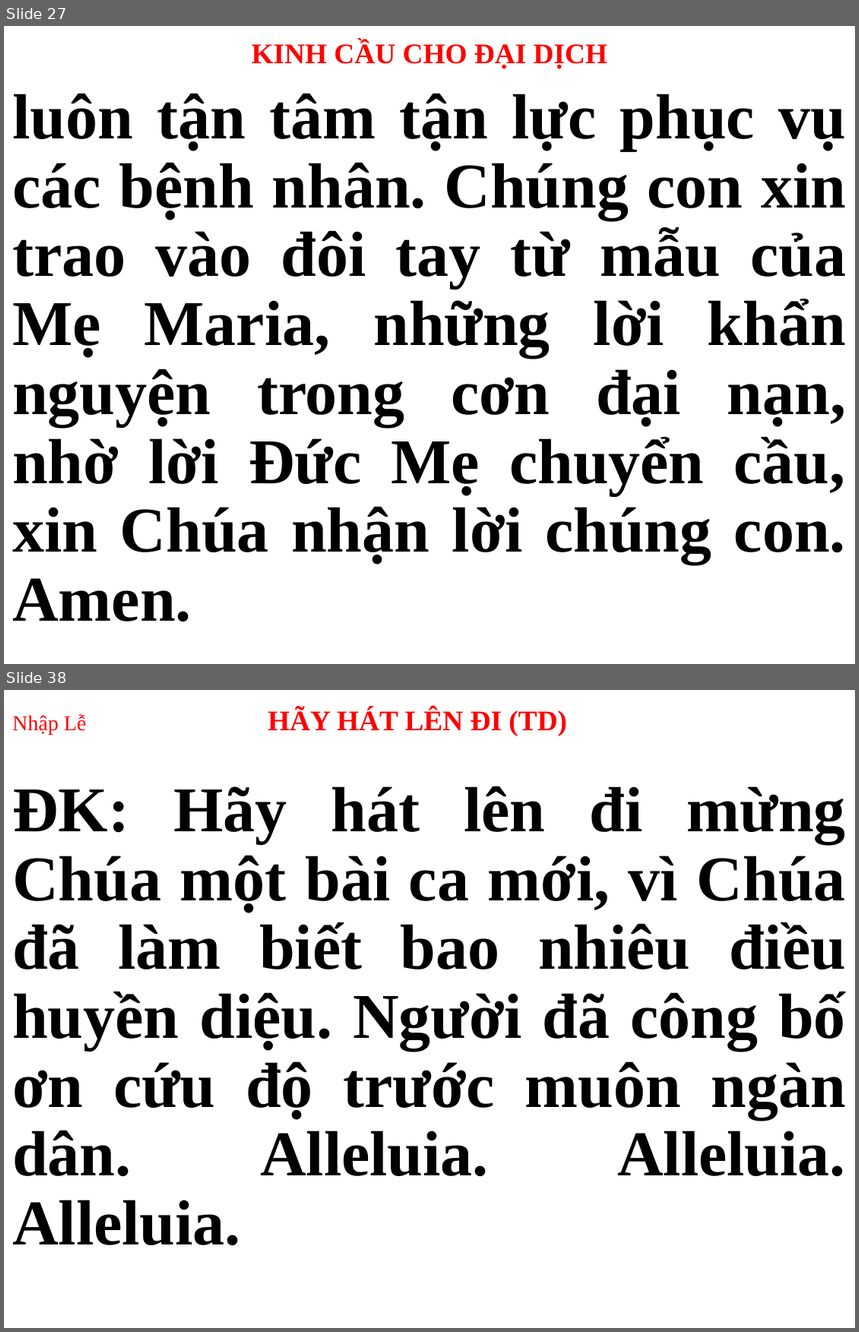
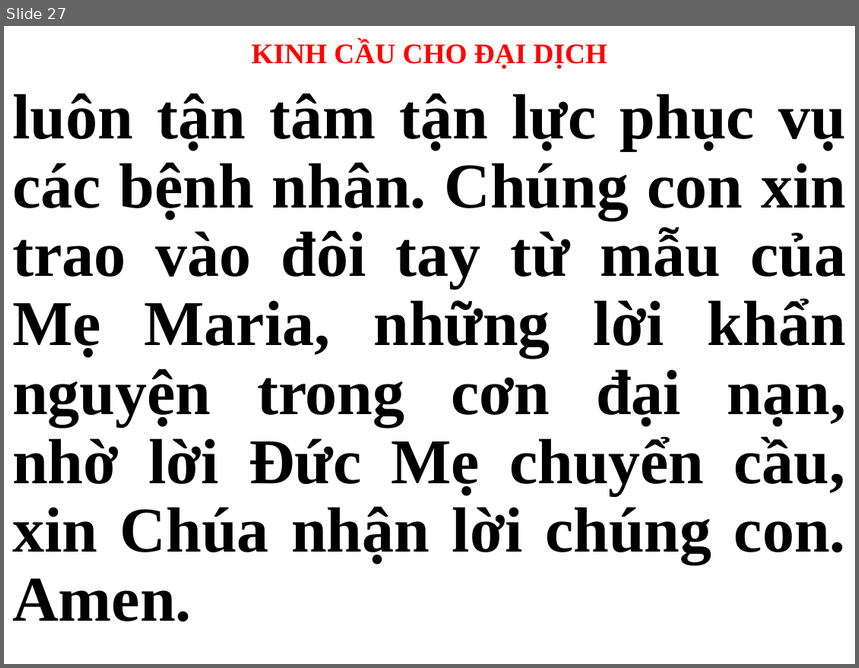
Before and after one commit to webfullstack99/usb-songs, a slide deck: CN.pptx. Shown one above the other, each under a label of ours: slides 27 and 38 before the commit, slide 27 after it; the slides between them are not shown. The pictures are 859x1332 and 859x668 pixels, drawn with LibreOffice and Linux fonts; fonts in the diff are those of the drawing. Boxes give left, top, right and bottom in pixels: in the first picture for what was removed or moved away, otherwise in the second. Text is boxed around its words. In the diff, an @@ line names an element or a change of style, - is before the commit and + after.

```diff
--- a/CN.pptx
+++ b/CN.pptx
@@ slide 38 removed at [4, 690, 855, 1328], background #FFFFFF @@
@@ title removed at [12, 708, 567, 736] @@
-Nhập Lễ HÃY HÁT LÊN ĐI (TD)
@@ subtitle removed at [12, 786, 846, 1246] @@
-ĐK: Hãy hát lên đi mừng Chúa một bài ca mới, vì Chúa đã làm biết bao nhiêu điều huyền diệu. Người đã công bố ơn cứu độ trước muôn ngàn dân. Alleluia. Alleluia. Alleluia.
```
Also in this commit, not shown: 27 other slides changed, 36 slides added, 35 other slides removed.
